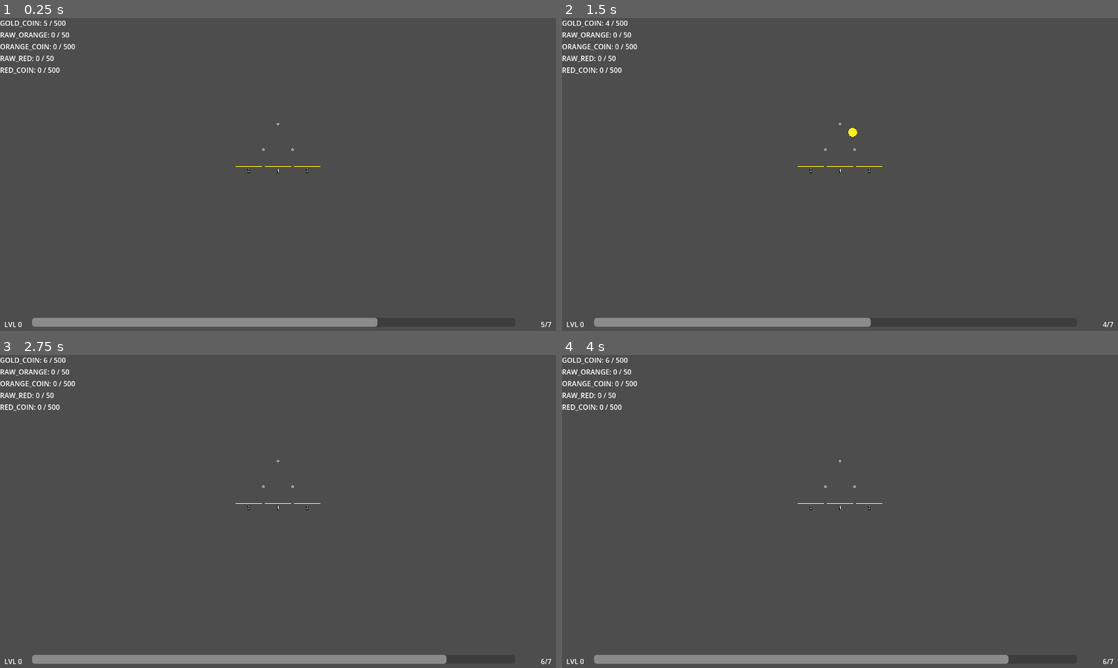
Above: before the commit, frames 1-4 (two rows, left to right).
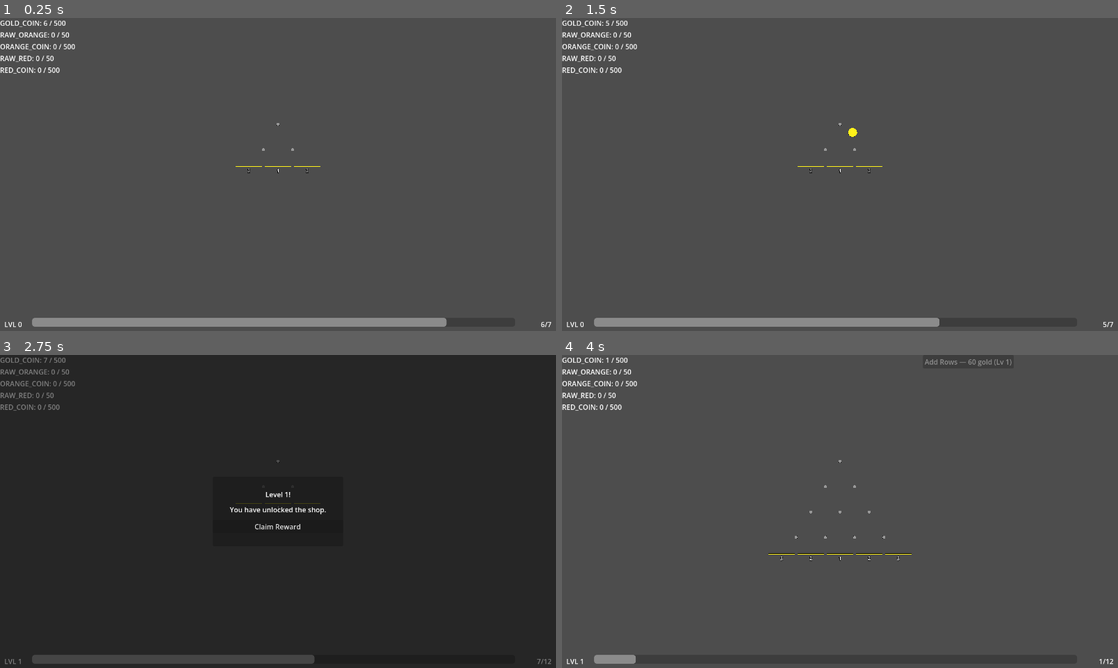
Above: after the commit, the same moments.

Repository: kjbrown-sandbox/pleenko
Game: Godot game, scene res://entities/main/main.tscn
Same seed, same stepped clock (60 frames per second), same inputs: the game is played once before the commit and once after it.
Inputs (mouse positions are in pixels of both pictures, inside the frame that each line leads up to):
- Up to frame 1 (0.25 s): no input
- Up to frame 2 (1.5 s): tap Enter at 0.5 s; move the mouse to (962, 158) at 0.52 s; hold Right (board_right) 0.53-1.28 s; hold Space (drop_coin) 0.53-1.28 s; click (962, 158) at 0.67 s; move the mouse to (728, 190) at 1.27 s; hold Left (board_left) from 1.28 s (still down); tap 1 (drop_unrefined) at 1.35 s
- Up to frame 3 (2.75 s): move the mouse to (333, 442) at 2.02 s; release Left (board_left) at 2.03 s; hold Right (board_right) from 2.03 s (still down); tap P at 2.1 s
- Up to frame 4 (4 s): release Right (board_right) at 2.75 s; click (840, 527) at 2.75 s, where only the run after the commit has a clickable "Claim Reward"; click (967, 361) at 3.5 s, where only the run after the commit has a clickable "Add Rows — 6 gold (Lv 0)"

The runs differ from the first frame. In frame 1, 0.4% of the frame differs, in the area x 7-98%, y 0-99%; in frame 2, 0.4%; in frame 3, 100%, in the area x 0-100%, y 0-100%; in frame 4, 2.3%.

Commit message:
Orange buckets now give raw orange

Diff:
--- a/autoloads/currency_manager/currency_manager.gd
+++ b/autoloads/currency_manager/currency_manager.gd
@@ -10,7 +10,7 @@
    for currency_type in Enums.CurrencyType.values():
       balances[currency_type] = 0
       caps[currency_type] = 50 if currency_type in [Enums.CurrencyType.RAW_ORANGE, Enums.CurrencyType.RAW_RED] else 500
-   balances[Enums.CurrencyType.GOLD_COIN] = 5
+   balances[Enums.CurrencyType.GOLD_COIN] = 6
 
 func can_afford(type: Enums.CurrencyType, amount: int) -> bool:
    return amount <= balances[type]
--- a/entities/bucket/bucket.gd
+++ b/entities/bucket/bucket.gd
@@ -7,18 +7,18 @@
 		if is_node_ready():
 			$BucketValue.text = str(value)
 
-var color: Enums.CurrencyType
+var currency_type: Enums.CurrencyType
 
 func _ready() -> void:
 	$BucketValue.text = str(value)
 
 func setup(bucket_color: Enums.CurrencyType, _position: Vector3, _value: int) -> void:
-	color = bucket_color
+	currency_type = bucket_color
 	position = _position
 	value = _value
 
 	var mesh_color: Color
-	match color:
+	match currency_type:
 		Enums.CurrencyType.GOLD_COIN:
 			mesh_color = Color(1, 0.941176, 0)
 		Enums.CurrencyType.RAW_ORANGE, Enums.CurrencyType.ORANGE_COIN:
--- a/entities/plinko_board/plinko_board.gd
+++ b/entities/plinko_board/plinko_board.gd
@@ -90,8 +90,8 @@
 
 func on_coin_landed(coin: Coin) -> void:
 	var bucket = get_nearest_bucket(coin.global_position.x)
-	var award = bucket.value * coin.multiplier
-	CurrencyManager.add(Enums.currency_for_board(board_type), award)
+	var amount = bucket.value * coin.multiplier
+	CurrencyManager.add(bucket.currency_type, amount)
 	coin.queue_free()
 
 
@@ -150,13 +150,13 @@
 		var distance_from_center = (abs(i - floor(num_buckets / 2)))
 
 		var value = 1
-		var bucket_color: Enums.CurrencyType = Enums.currency_for_board(board_type)
+		var bucket_currency: Enums.CurrencyType = Enums.currency_for_board(board_type)
 		if distance_from_center >= distance_for_advanced_buckets and should_show_advanced_buckets:
-			bucket_color = advanced_bucket_type
+			bucket_currency = advanced_bucket_type
 			distance_from_center -= distance_for_advanced_buckets
 
 		value += distance_from_center * bucket_value_multiplier
-		bucket.setup(bucket_color, Vector3(i * space_between_pegs, 0, 0), value)
+		bucket.setup(bucket_currency, Vector3(i * space_between_pegs, 0, 0), value)
 		buckets_container.add_child(bucket)
 
 func add_two_rows() -> void:
